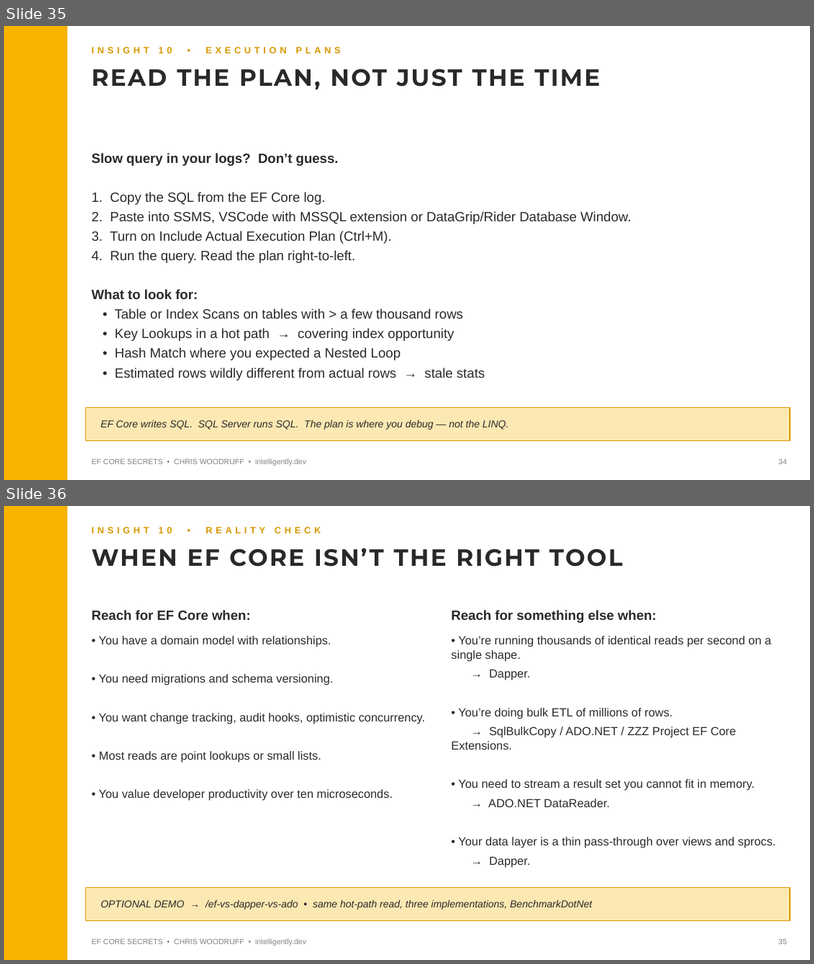
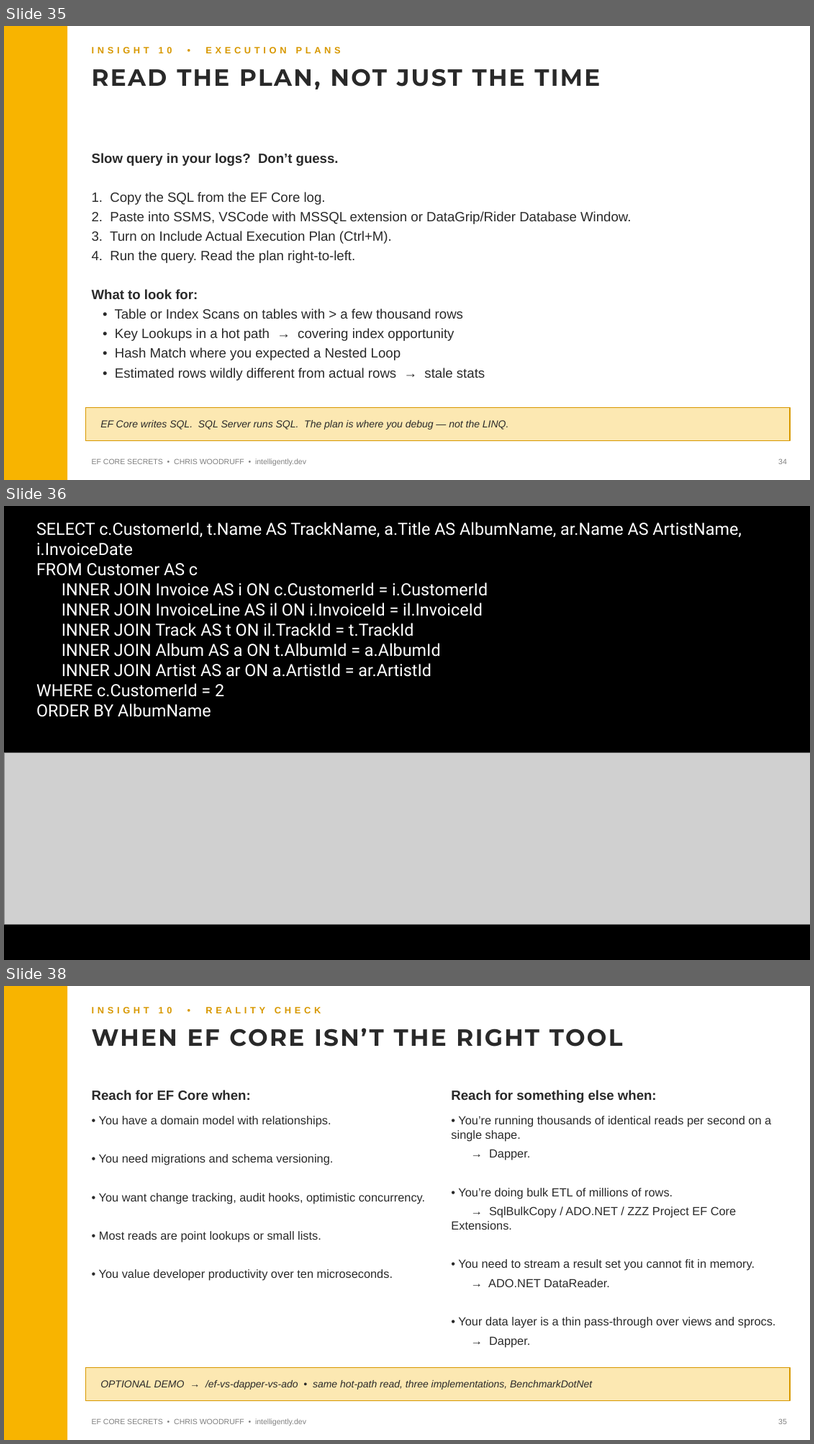
Before and after one commit to cwoodruff/EFCoreDemos, a slide deck: EF-Core-Secrets-10-Insights.pptx. Shown one above the other, each under a label of ours: slides 35 and 36 before the commit, slides 35, 36 and 38 after it; the slides between them are not shown. The pictures are 814x964 and 814x1444 pixels, drawn with LibreOffice and Linux fonts; fonts in the diff are those of the drawing; grey boxes stand for pictures. Boxes give left, top, right and bottom in pixels: in the first picture for what was removed or moved away, otherwise in the second. Text is boxed around its words. In the diff, an @@ line names an element or a change of style, - is before the commit and + after.

```diff
--- a/EF-Core-Secrets-10-Insights.pptx
+++ b/EF-Core-Secrets-10-Insights.pptx
@@ slide 36 added at <box>4,506,810,960</box>, background #000000 @@
@@ text added at <box>36,522,742,697</box>, 20 pt, text #FFFFFF @@
+SELECT c.CustomerId, t.Name AS TrackName, a.Title AS AlbumName, ar.Name AS ArtistName, i.InvoiceDate
+FROM Customer AS c
+INNER JOIN Invoice AS i ON c.CustomerId = i.CustomerId
+INNER JOIN InvoiceLine AS il ON i.InvoiceId = il.InvoiceId
+INNER JOIN Track AS t ON il.TrackId = t.TrackId
+INNER JOIN Album AS a ON t.AlbumId = a.AlbumId
+INNER JOIN Artist AS ar ON a.ArtistId = ar.ArtistId
+WHERE c.CustomerId = 2
+ORDER BY AlbumName
@@ picture added at <box>4,752,810,924</box> @@
@@ what was slide 36 is now slide 38 @@
```
Also in this commit, not shown: 3 slides changed, 1 other slide added.
